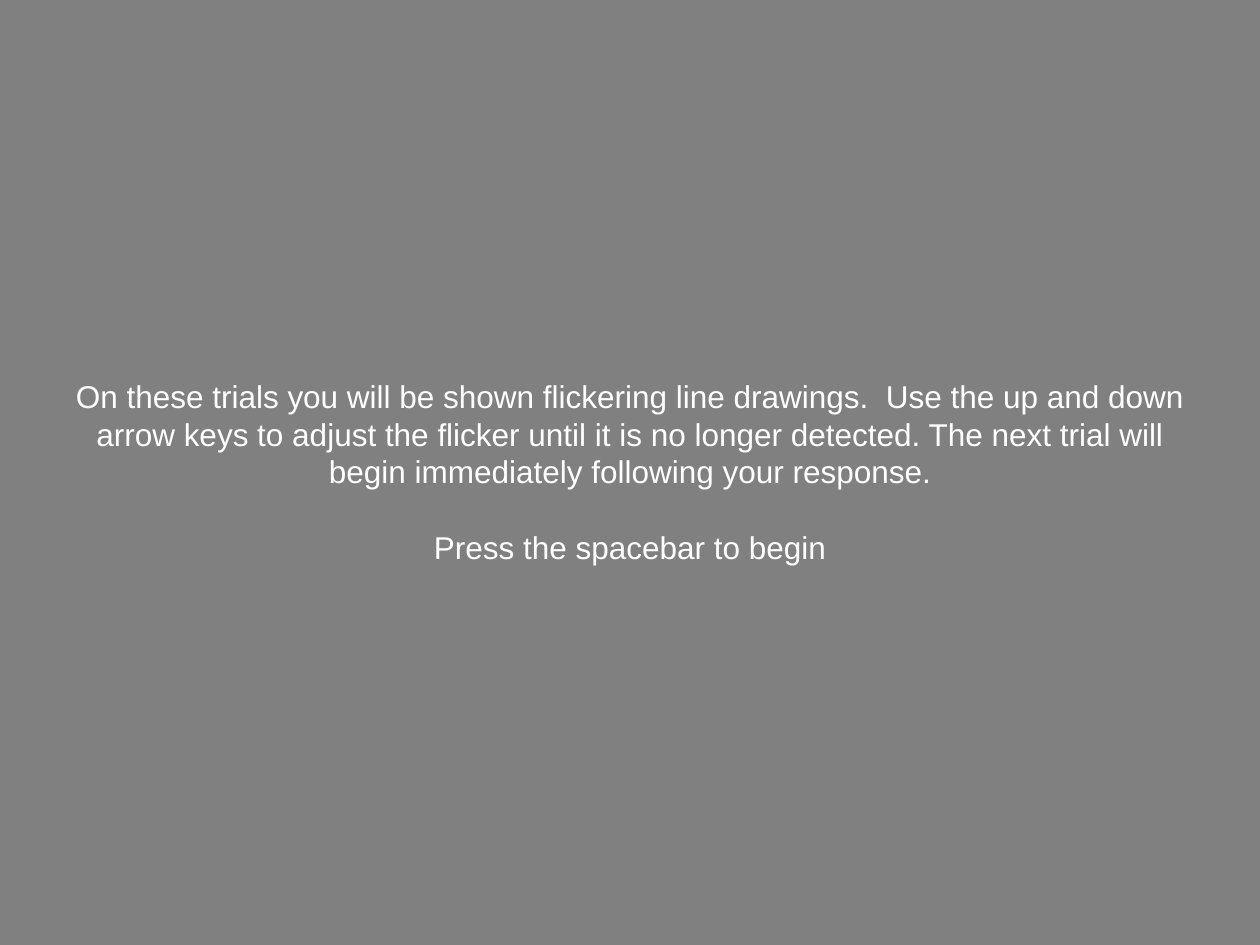
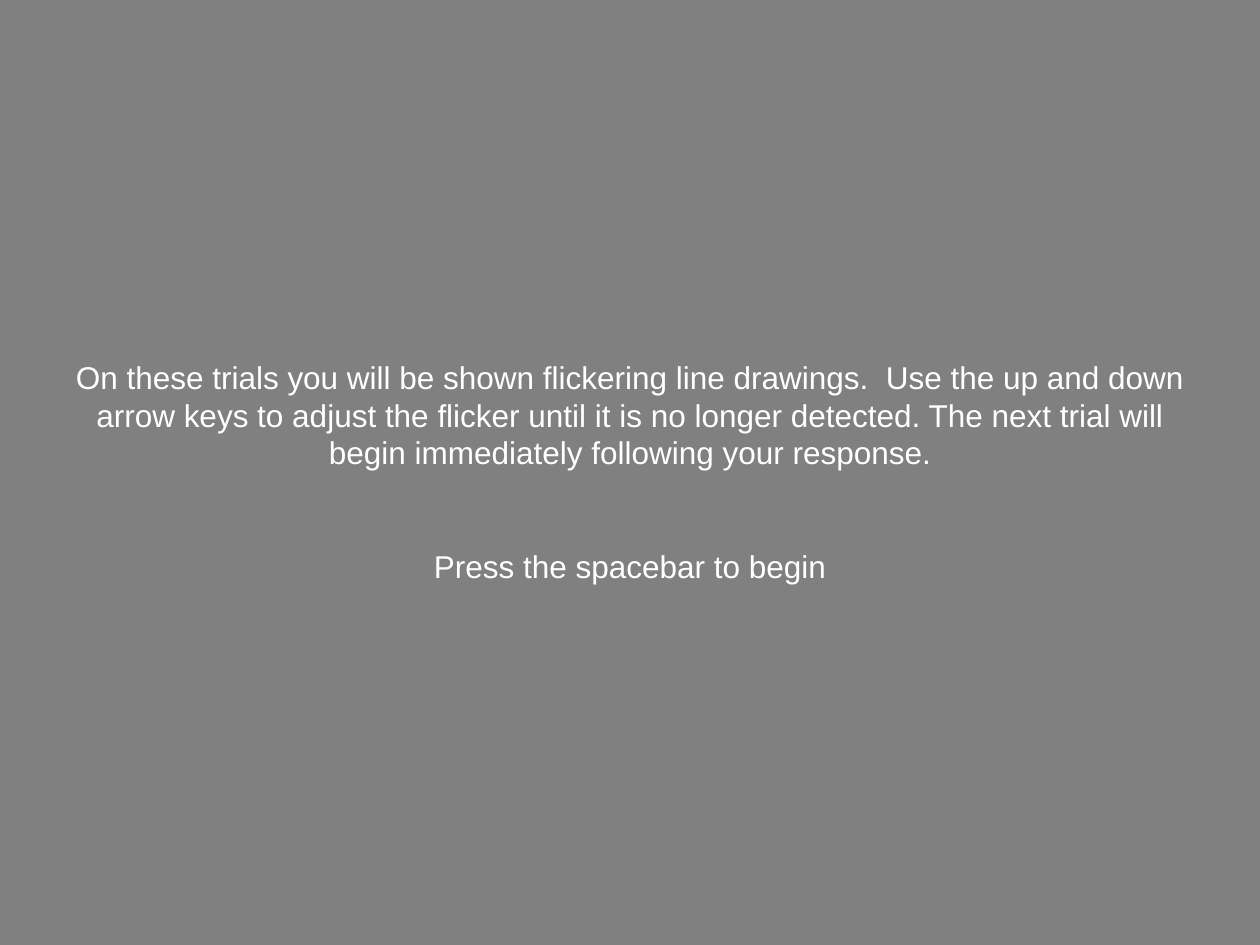
Before and after one commit to Roman-Belenya/psychophysics, a slide deck: slide 3 of images/instructions/instructions.pptx. Drawn at 1260x945 pixels with LibreOffice and Linux fonts; fonts in the diff are those of the drawing. Boxes give left, top, right and bottom in pixels: in the first picture for what was removed or moved away, otherwise in the second. Text is boxed around its words. In the diff, an @@ line names an element or a change of style, - is before the commit and + after.

```diff
--- a/images/instructions/instructions.pptx
+++ b/images/instructions/instructions.pptx
@@ text "On these trials you will ..." rewrapped from bbox=[76, 385, 1183, 565] to bbox=[76, 366, 1183, 584] @@
```
Also in this commit, not shown: 8 other slides changed, 2 slides added, 13 other files.
